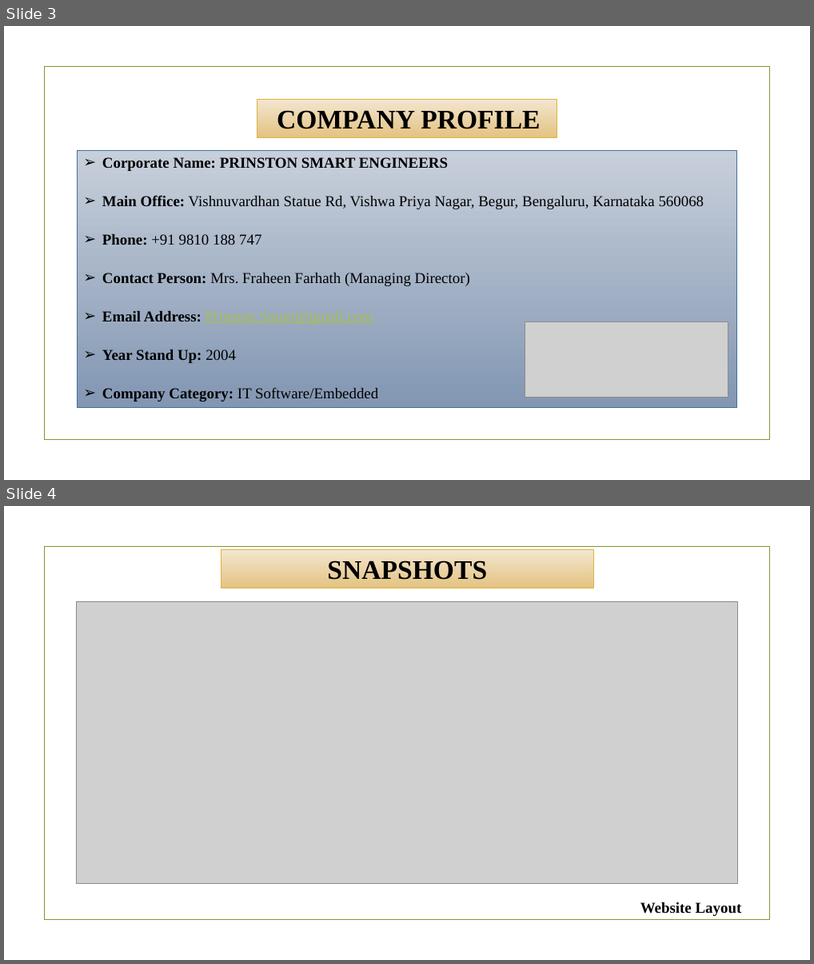
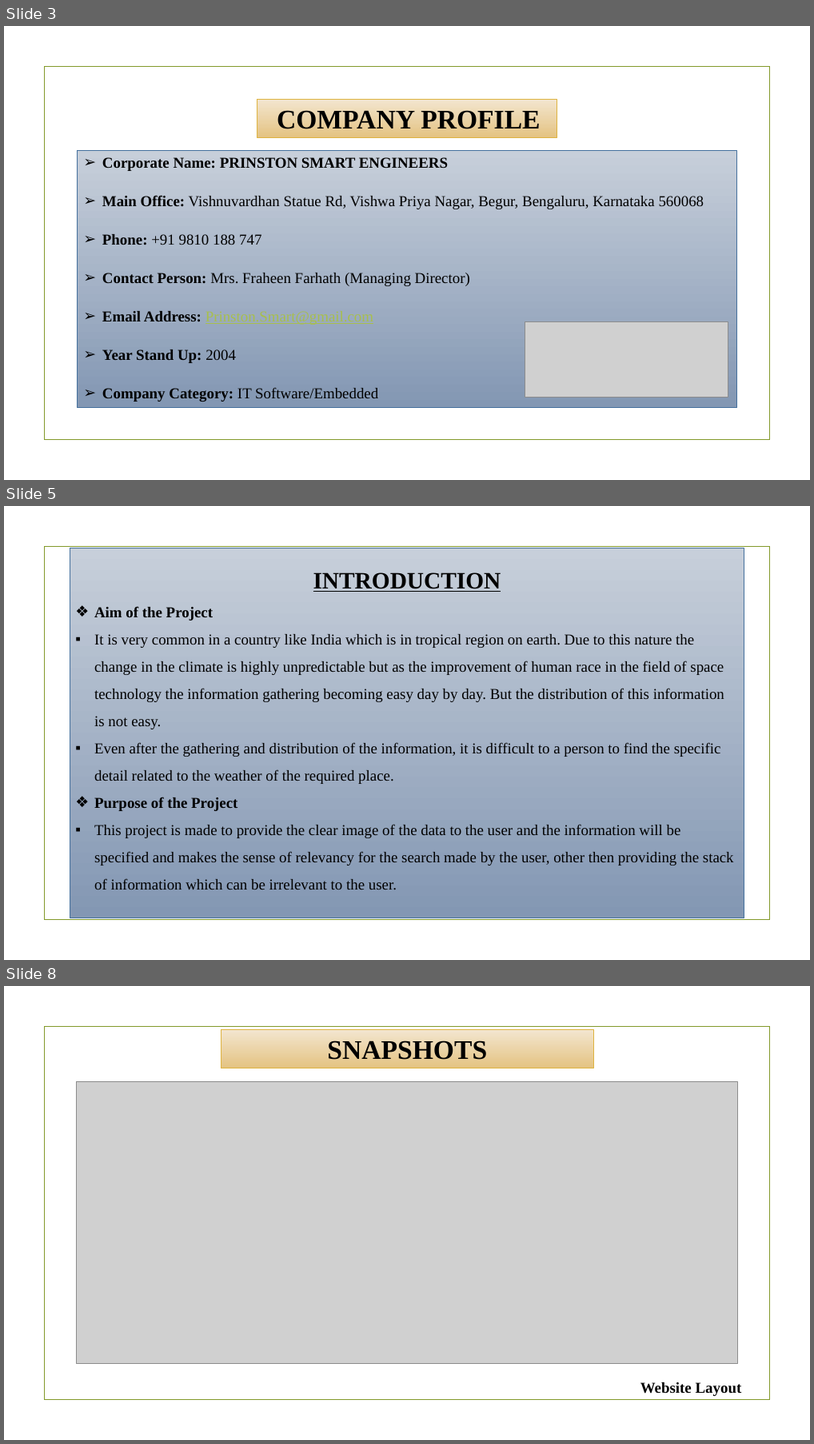
Before and after one commit to shubhankarsharma876/weather-forecast, a slide deck: ppt.pptx. Shown one above the other, each under a label of ours: slides 3 and 4 before the commit, slides 3, 5 and 8 after it; the slides between them are not shown. The pictures are 814x964 and 814x1444 pixels, drawn with LibreOffice and Linux fonts; fonts in the diff are those of the drawing; grey boxes stand for pictures; background and template pictures are left out. Boxes give left, top, right and bottom in pixels: in the first picture for what was removed or moved away, otherwise in the second. Text is boxed around its words. In the diff, an @@ line names an element or a change of style, - is before the commit and + after.

Commit message:
added ppt

```diff
--- a/ppt.pptx
+++ b/ppt.pptx
@@ slide 5 added at box(4, 506, 810, 960), background picture (left out); not listed: 1 template element that a slide beside it also shows @@
@@ rectangle added at box(70, 548, 745, 918), fill gradient #C7CFDB to #8498B4, outline #44709D 0.75 pt, 18 pt, text #000000 @@
+INTRODUCTION
+❖ Aim of the Project
+▪ It is very common in a country like India which is in tropical region on earth. Due to this nature the change in the climate is highly unpredictable but as the improvement of human race in the field of space technology the information gathering becoming easy day by day. But the distribution of this information is not easy.
+▪ Even after the gathering and distribution of the information, it is difficult to a person to find the specific detail related to the weather of the required place.
+❖ Purpose of the Project
+▪ This project is made to provide the clear image of the data to the user and the information will be specified and makes the sense of relevancy for the search made by the user, other then providing the stack of information which can be irrelevant to the user.
@@ what was slide 4 is now slide 8 @@
```
Also in this commit, not shown: 1 slide changed, 3 other slides added.
